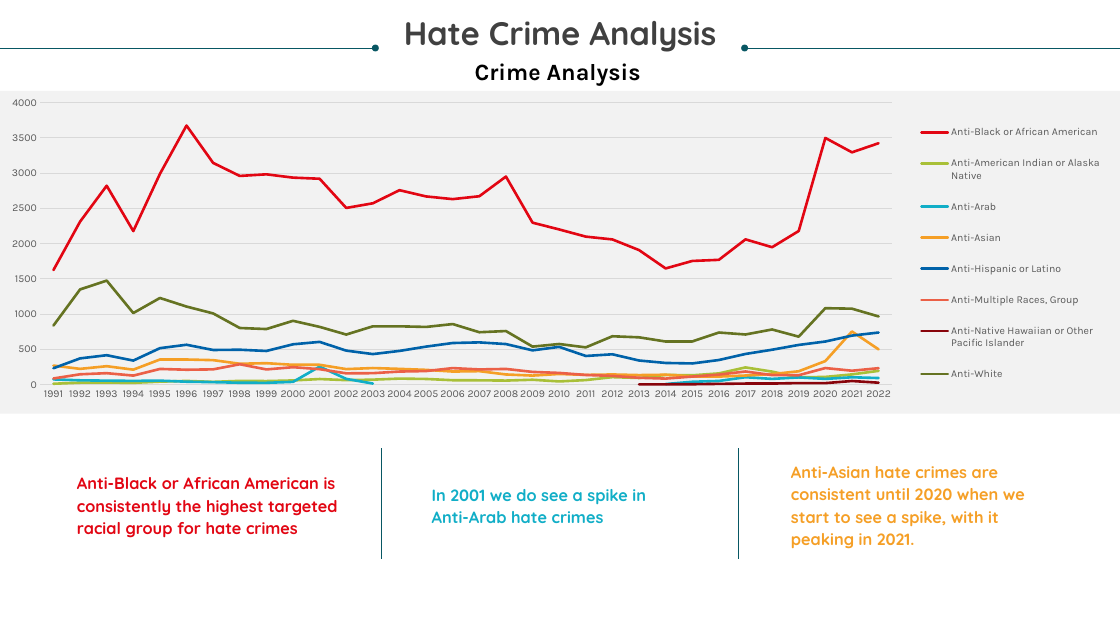
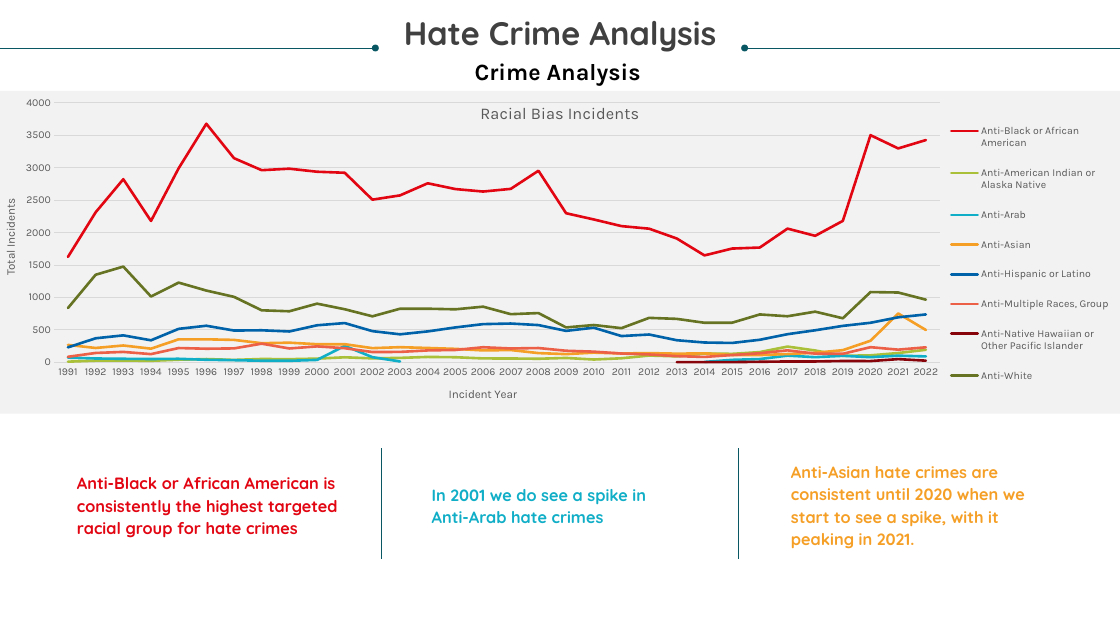
Before and after one commit to corporatemanny/FBI-Hate-Crime-Analysis, a slide deck: slide 11 of Hate Crime Analysis.pptx. Drawn at 1120x630 pixels with LibreOffice and Linux fonts; fonts in the diff are those of the drawing. Boxes give left, top, right and bottom in pixels: in the first picture for what was removed or moved away, otherwise in the second. Text is boxed around its words. In the diff, an @@ line names an element or a change of style, - is before the commit and + after.

```diff
--- a/Hate Crime Analysis.pptx
+++ b/Hate Crime Analysis.pptx
@@ line chart at (0,90,1120,414) @@
@@ title "Racial Bias Incidents " added @@
@@ category axis title "" to "Incident Year " @@
@@ value axis title "" to "Total Incidents " @@
@@ plot area changed @@
```
Also in this commit, not shown: 5 other slides changed.
